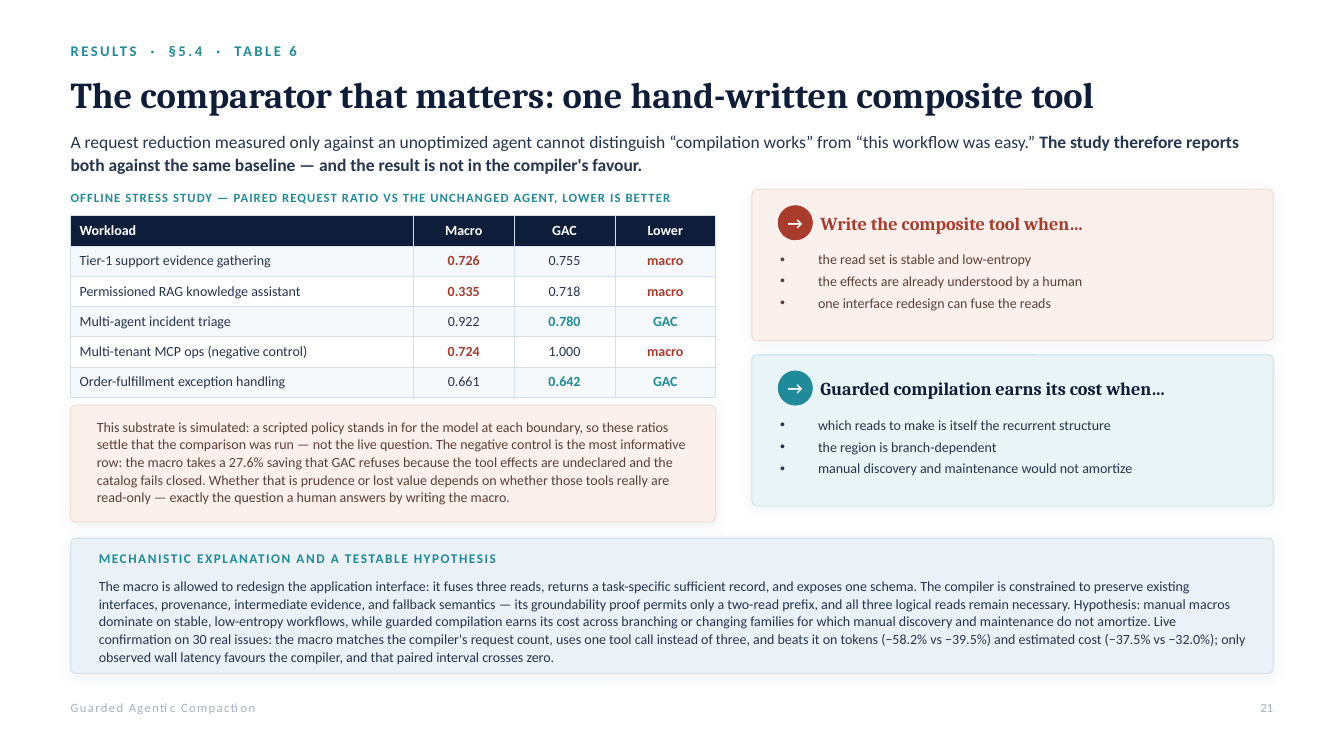
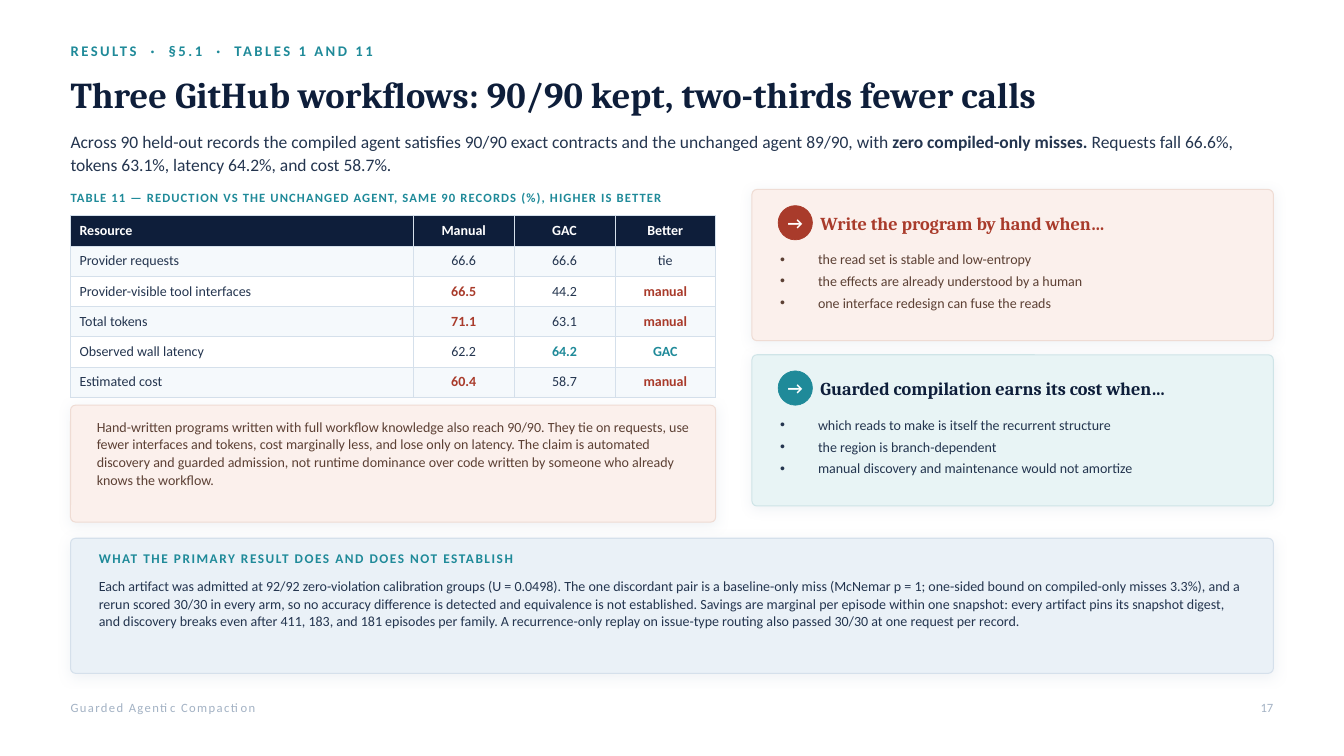
Before and after one commit to rrahimi-uci/guarded-agentic-compaction, a slide deck: slide 17 of paper/slides/GAC-seminar.pptx (slide 21 before the commit). Drawn at 1344x756 pixels with LibreOffice and Linux fonts; fonts in the diff are those of the drawing. Boxes give left, top, right and bottom in pixels: in the first picture for what was removed or moved away, otherwise in the second. Text is boxed around its words. In the diff, an @@ line names an element or a change of style, - is before the commit and + after.

```diff
--- a/paper/slides/GAC-seminar.pptx
+++ b/paper/slides/GAC-seminar.pptx
@@ text at box(178, 46, 306, 56): text changed @@
-RESULTS · §5.4 · TABLE 6
+RESULTS · §5.1 · TABLES 1 AND 11
@@ text at box(71, 82, 1035, 116): text changed @@
-The comparator that matters: one hand-written composite tool
+Three GitHub workflows: 90/90 kept, two-thirds fewer calls
@@ text at box(71, 135, 1233, 174): text changed @@
-A request reduction measured only against an unoptimized agent cannot distinguish “compilation works” from “this workflow was easy.” The study therefore reports both against the same baseline — and the result is not in the compiler's favour.
+Across 90 held-out records the compiled agent satisfies 90/90 exact contracts and the unchanged agent 89/90, with zero compiled-only misses. Requests fall 66.6%, tokens 63.1%, latency 64.2%, and cost 58.7%.
@@ text at box(71, 193, 662, 204): text changed @@
-OFFLINE STRESS STUDY — PAIRED REQUEST RATIO VS THE UNCHANGED AGENT, LOWER IS BETTER
+TABLE 11 — REDUCTION VS THE UNCHANGED AGENT, SAME 90 RECORDS (%), HIGHER IS BETTER
@@ table at box(71, 216, 716, 397) @@
-row 1: Workload | Macro | GAC | Lower
+row 1: Resource | Manual | GAC | Better
-row 2: Tier-1 support evidence gathering | 0.726 | 0.755 | macro
+row 2: Provider requests | 66.6 | 66.6 | tie
-row 3: Permissioned RAG knowledge assistant | 0.335 | 0.718 | macro
+row 3: Provider-visible tool interfaces | 66.5 | 44.2 | manual
-row 4: Multi-agent incident triage | 0.922 | 0.780 | GAC
+row 4: Total tokens | 71.1 | 63.1 | manual
-row 5: Multi-tenant MCP ops (negative control) | 0.724 | 1.000 | macro
+row 5: Observed wall latency | 62.2 | 64.2 | GAC
-row 6: Order-fulfillment exception handling | 0.661 | 0.642 | GAC
+row 6: Estimated cost | 60.4 | 58.7 | manual
@@ text at box(820, 217, 1105, 234): text changed @@
-Write the composite tool when…
+Write the program by hand when…
@@ text at box(97, 422, 689, 485): text changed @@
-This substrate is simulated: a scripted policy stands in for the model at each boundary, so these ratios settle that the comparison was run — not the live question. The negative control is the most informative row: the macro takes a 27.6% saving that GAC refuses because the tool effects are undeclared and the catalog fails closed. Whether that is prudence or lost value depends on whether those tools really are read-only — exactly the question a human answers by writing the macro.
+Hand-written programs written with full workflow knowledge also reach 90/90. They tie on requests, use fewer interfaces and tokens, cost marginally less, and lose only on latency. The claim is automated discovery and guarded admission, not runtime dominance over code written by someone who already knows the workflow.
@@ text at box(138, 554, 146, 563): text changed @@
-MECHANISTIC EXPLANATION AND A TESTABLE HYPOTHESIS
+WHAT THE PRIMARY RESULT DOES AND DOES NOT ESTABLISH
@@ text at box(99, 581, 1240, 629): text changed @@
-The macro is allowed to redesign the application interface: it fuses three reads, returns a task-specific sufficient record, and exposes one schema. The compiler is constrained to preserve existing interfaces, provenance, intermediate evidence, and fallback semantics — its groundability proof permits only a two-read prefix, and all three logical reads remain necessary. Hypothesis: manual macros dominate on stable, low-entropy workflows, while guarded compilation earns its cost across branching or changing families for which manual discovery and maintenance do not amortize. Live confirmation on 30 real issues: the macro matches the compiler's request count, uses one tool call instead of three, and beats it on tokens (−58.2% vs −39.5%) and estimated cost (−37.5% vs −32.0%); only observed wall latency favours the compiler, and that paired interval crosses zero.
+Each artifact was admitted at 92/92 zero-violation calibration groups (U = 0.0498). The one discordant pair is a baseline-only miss (McNemar p = 1; one-sided bound on compiled-only misses 3.3%), and a rerun scored 30/30 in every arm, so no accuracy difference is detected and equivalence is not established. Savings are marginal per episode within one snapshot: every artifact pins its snapshot digest, and discovery breaks even after 411, 183, and 181 episodes per family. A recurrence-only replay on issue-type routing also passed 30/30 at one request per record.
@@ text at box(1261, 704, 1274, 712): text changed @@
-21
+17
```
Also in this commit, not shown: 20 other slides changed, 2 slides added, 1 slide removed, 15 other files.
